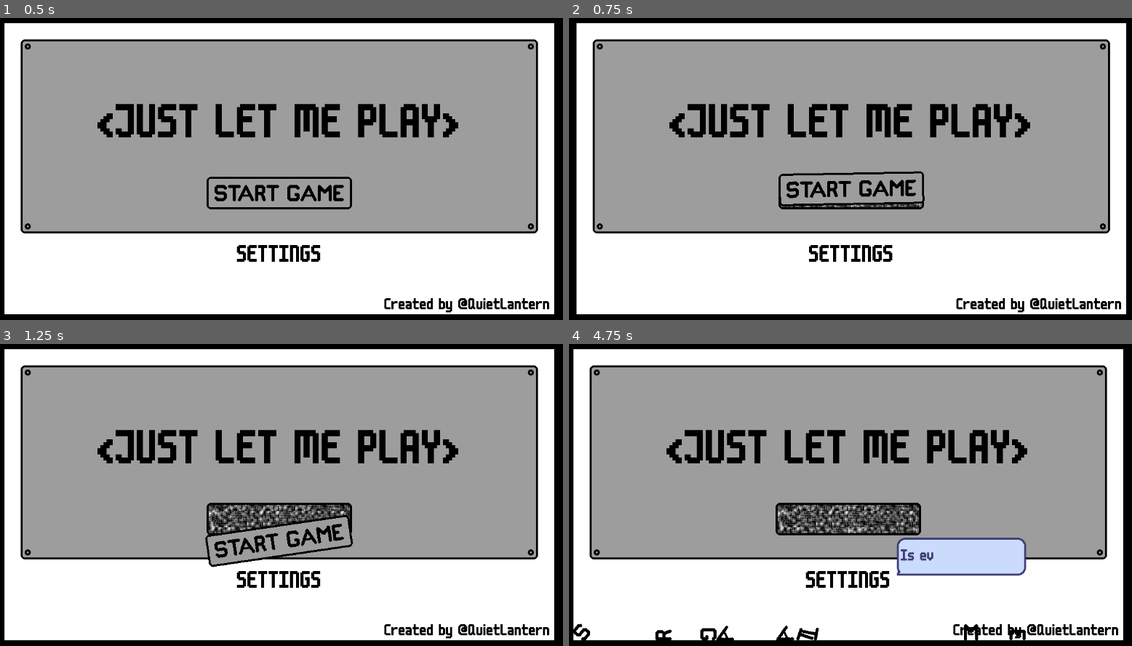
Above: before the commit, frames 1-4 (two rows, left to right).
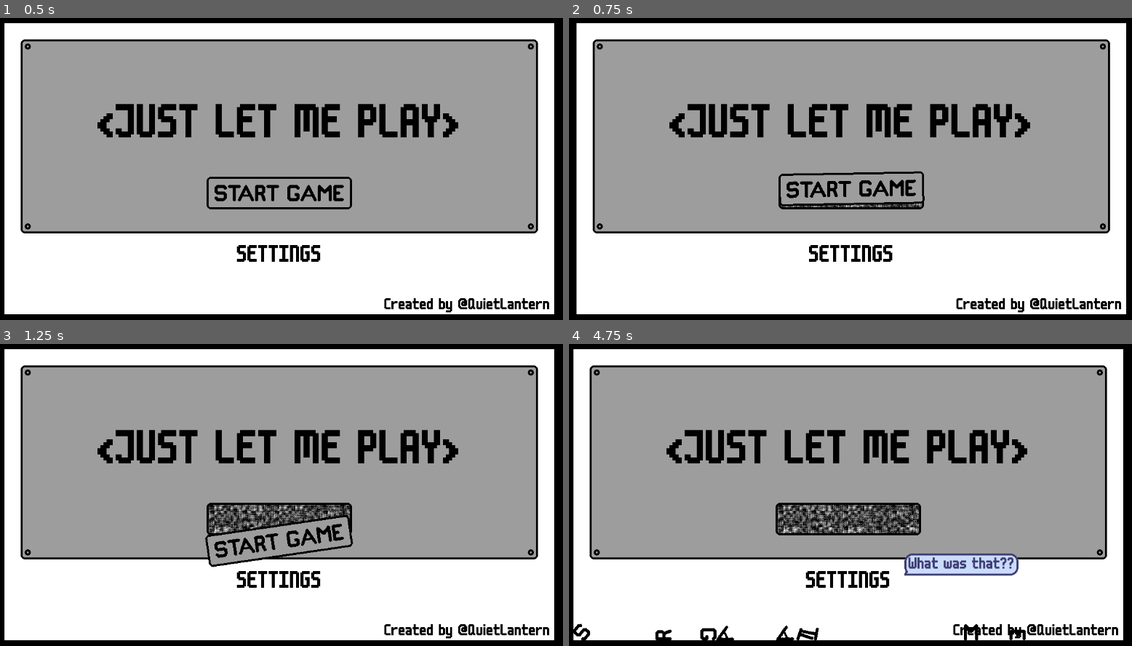
Above: after the commit, the same moments.

Repository: conor-wilson/secret-sapphire
Game: Godot game, scene res://scenes/main.tscn
Two runs of this game, one before a commit and one after it. Both use one fixed random seed, a clock stepped at 60 frames per second and the inputs below.
Inputs (mouse positions are in pixels of both pictures, inside the frame that each line leads up to):
- Up to frame 1 (0.5 s): no input
- Up to frame 2 (0.75 s): tap Enter at 0.5 s; move the mouse to (850, 193) at 0.52 s; hold Space (advance_dialogue) from 0.53 s (still down); click (850, 193) at 0.67 s
- Up to frame 3 (1.25 s): keep holding Space (advance_dialogue)
- Up to frame 4 (4.75 s): move the mouse to (732, 513) at 1.27 s; release Space (advance_dialogue) at 1.28 s; tap Space (advance_dialogue) at 1.35, 2.85, 4.55 s; click (732, 513) at 1.42 s; move the mouse to (906, 425) at 2.02 s; hold Space (advance_dialogue) 2.03-2.78 s; click (906, 425) at 2.1 s; move the mouse to (816, 561) at 2.77 s; click (816, 561) at 2.92 s; move the mouse to (1025, 546) at 3.52 s; hold Space (advance_dialogue) 3.53-4.28 s; click (1025, 546) at 3.67 s; move the mouse to (675, 446) at 4.27 s; click (675, 446) at 4.35 s

Frame 1 is identical in both runs. In frame 2, less than 0.1% of the frame differs, in the area x 37-62%, y 61-63%; in frame 3, 1.0%; in frame 4, 3.5%, in the area x 37-82%, y 53-77%.

Commit message:
Cleaned up dialogue manager

Diff:
--- a/let-me-play/singletons/dialogue_manager.gd
+++ b/let-me-play/singletons/dialogue_manager.gd
@@ -2,51 +2,59 @@
 
 @onready var dialogue_box_scene = preload("res://scenes/dialogue_box.tscn")
 
-# TODO: Review this code and tidy it all up
+var dialogue_box # The current instantiation of the dialogue box scene that is being displayed.
+var line_queue: Array[String] = [] # The list of lines that are queued to be displayed.
 
-var dialogue_lines: Array[String] = []
-var current_line_index: int = 0
+# TODO: Find a way to get rid of the below vars. They feel unnecessary.
+var dialogue_box_position: Vector2
+var dialogue_linger_time: float = 2
 
-var dialogue_box
-var dialogue_box_position: Vector2
+# start_dialogue starts a new dialogue session that displays the provided lines
+# at the provided position. The optional linger_time input determines the amount
+# of seconds that each line should stay on the screen before moving on.
+func start_dialogue(position: Vector2, lines: Array[String], linger_time:float=2):
 
-var dialogue_active: bool = false
-var can_advance_line: bool = false
-
-func start_dialogue(position: Vector2, lines: Array[String]):
-	if dialogue_active:
+	# Exit early if there's already an active dialogue box
+	if dialogue_box != null:
 		return
 
-	dialogue_lines = lines
+	# Set the class-scoped components
 	dialogue_box_position = position
+	line_queue = lines
+	dialogue_linger_time = linger_time
+
+	# Start the dialogue
 	_show_dialogue_box()
 
-	dialogue_active = true
+# _show_dialogue_box removes any existing dialogue box, and creates a new one
+# containing the next line in the queue, if it exists.
+func _show_dialogue_box():
 
-func _show_dialogue_box():
+	# Exit early if we're all out of lines in the queue
+	if line_queue.size() == 0:
+		return
+
+	# Instantiate a new dialogue box
 	dialogue_box = dialogue_box_scene.instantiate()
-	dialogue_box.finished_displaying.connect(_on_dialogue_box_finished_displaying) # TODO: This seems like a race condition
 	get_tree().root.add_child(dialogue_box)
+
+	# Rig the box up to work as it should
+	dialogue_box.finished_displaying.connect(_on_dialogue_box_finished_displaying)
 	dialogue_box.global_position = dialogue_box_position
-	dialogue_box.display_text(dialogue_lines[current_line_index])
-	can_advance_line = false
 
+	# Display the next text in the queue
+	dialogue_box.display_text(line_queue.pop_front())
+
+# _on_dialogue_box_finished_displaying waits for the designated
+# dialogue_linger_time, and then advances the dialogue to the next line (or
+# clears the dialogue box).
 func _on_dialogue_box_finished_displaying():
-	can_advance_line = true
+	await get_tree().create_timer(dialogue_linger_time).timeout
+	_advance_dialogue()
 
-# TODO: Change all the below to be triggered by a timed event rather than via player input.
-func _unhandled_input(event: InputEvent) -> void:
-	if (
-		event.is_action_pressed("advance_dialogue") &&
-		dialogue_active &&
-		can_advance_line
-	):
+# _advance_dialogue() clears the current dialogue box, and spawns a new one with
+# the next line in the queue if one exists.
+func _advance_dialogue() -> void:
+	if dialogue_box != null:
 		dialogue_box.queue_free()
-
-		current_line_index += 1
-		if current_line_index >= dialogue_lines.size():
-			dialogue_active = false
-			current_line_index = 0
-			return
-
 		_show_dialogue_box()
